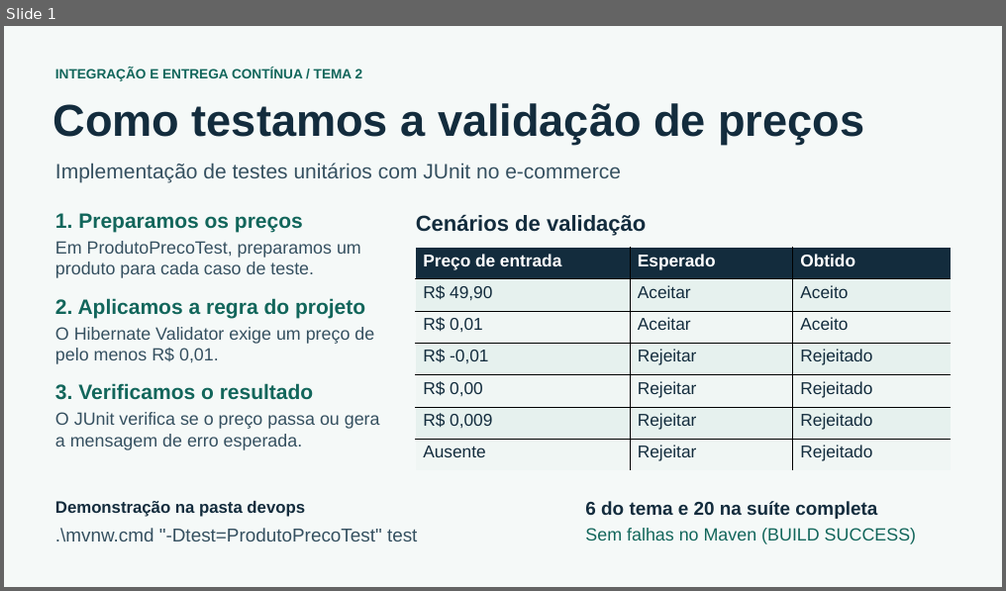
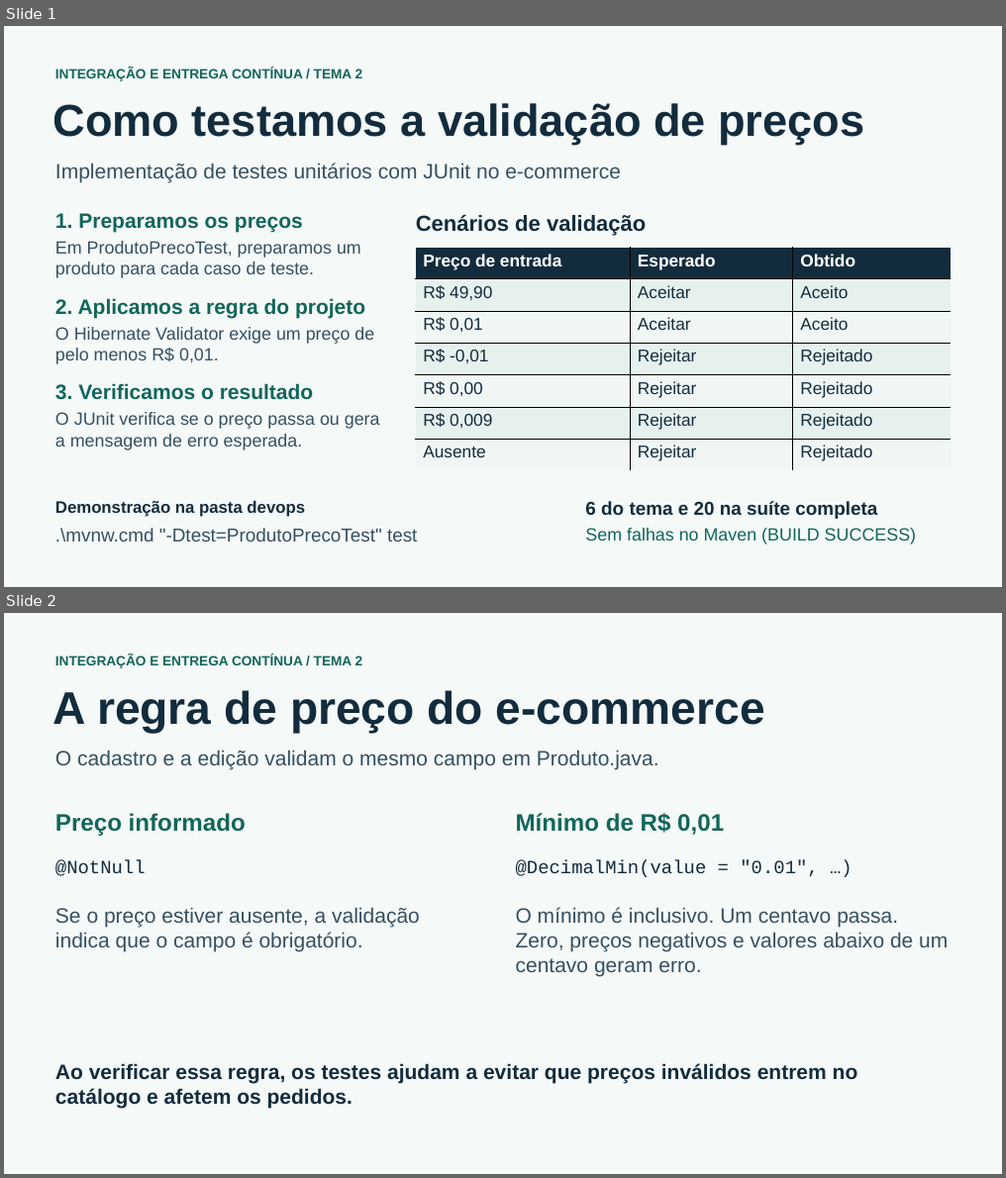
Before and after one commit to Adryan-Francisco/DevOps, a slide deck: output/slides/Tema-2-Validacao-de-Precos.pptx. Shown one above the other, each under a label of ours: slide 1 before the commit, slides 1 and 2 after it. The pictures are 1006x591 and 1006x1178 pixels, drawn with LibreOffice and Linux fonts; fonts in the diff are those of the drawing. Boxes give left, top, right and bottom in pixels: in the first picture for what was removed or moved away, otherwise in the second. Text is boxed around its words. In the diff, an @@ line names an element or a change of style, - is before the commit and + after.

Commit message:
docs: amplia apresentacao do tema 2

```diff
--- a/output/slides/Tema-2-Validacao-de-Precos.pptx
+++ b/output/slides/Tema-2-Validacao-de-Precos.pptx
@@ slide 2 added at (4,613,1002,1174), background #F5F9F8 @@
@@ text added at (55,655,363,668), 13 pt, text #12665B, bold @@
+INTEGRAÇÃO E ENTREGA CONTÍNUA / TEMA 2
@@ text added at (54,690,765,734), 44 pt, text #132C3D, bold @@
+A regra de preço do e-commerce
@@ text added at (55,750,659,769), 20 pt, text #355060 @@
+O cadastro e a edição validam o mesmo campo em Produto.java.
@@ text added at (55,813,246,836), 23 pt, text #12665B, bold @@
+Preço informado
@@ text added at (516,813,724,835), 23 pt, text #12665B, bold @@
+Mínimo de R$ 0,01
@@ text added at (55,861,146,876), 18 pt, text #132C3D @@
+@NotNull
@@ text added at (516,861,818,877), 18 pt, text #132C3D @@
+@DecimalMin(value = "0.01", …)
@@ text added at (55,907,420,952), 20 pt, text #355060 @@
+Se o preço estiver ausente, a validação indica que o campo é obrigatório.
@@ text added at (516,907,947,977), 20 pt, text #355060 @@
+O mínimo é inclusivo. Um centavo passa. Zero, preços negativos e valores abaixo de um centavo geram erro.
@@ text added at (55,1063,858,1109), 20 pt, text #132C3D, bold @@
+Ao verificar essa regra, os testes ajudam a evitar que preços inválidos entrem no catálogo e afetem os pedidos.
```
Also in this commit, not shown: 2 other slides added.
